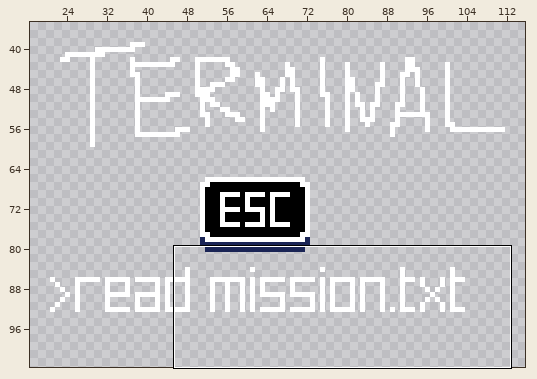
A pixel-art file gets an edit: assets/sprites/tutorial.ase. Above: a wide view before the commit, with the close-up outlined.
Close-up. Old version:
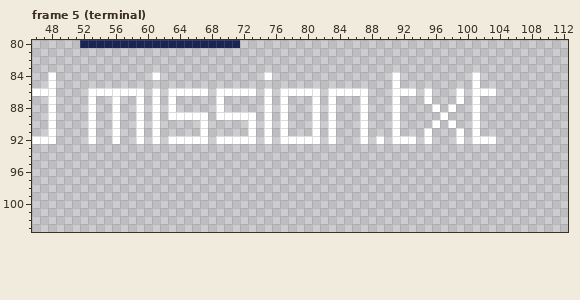
128x128 pixels, 5 frames. Shown: frame 5 (terminal): x 46..112, y 80..103. The wide view leaves out empty margins.
After:
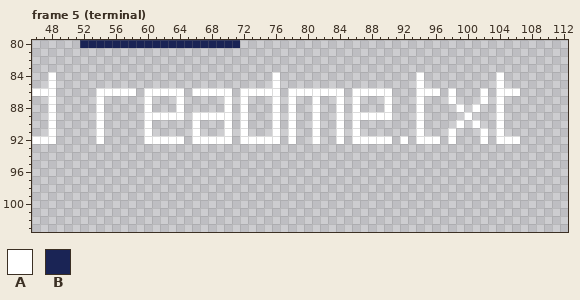
Palette (. is transparent): A #ffffff  B #1a2455
What changed:
Changed rows in their new state; - is an unchanged pixel.
Frame 5 (terminal), layer "Layer 2":
first column x 53:
 84 --------.-------------.A--------------.--A------.--A--
 85 -----------------------A--------------.--A------.--A--
 86 .-----.A-A--.--A--.--A-A.----A--.--AAA...A-A-A.-.-.AAA
 87 .A-.--.A.-.A----.A-A--.A.A----.A-A.--A.--A.--A.-.A-A--
 88 .A-.--.A.-.A----.A-A--.A.A----.A-A.--A.--A-.-.A----A--
 89 .A-.--.A-A--.--A--.-.-.A.A----.A-A-AAA.--A--.--A.--A--
 90 .A-.--.A.----A.--A-A.-.A.A----.A-A.---.--A-.-.A----A--
 91 .A-.--.A.----A.--A-A.-.A.A----.A-A.---.--A.--A.-.A-A--
 92 .A-.--.A-A--.--A--.--A-A.-..--.A-A-A-A.-.A-A-A.-.-.AAA
